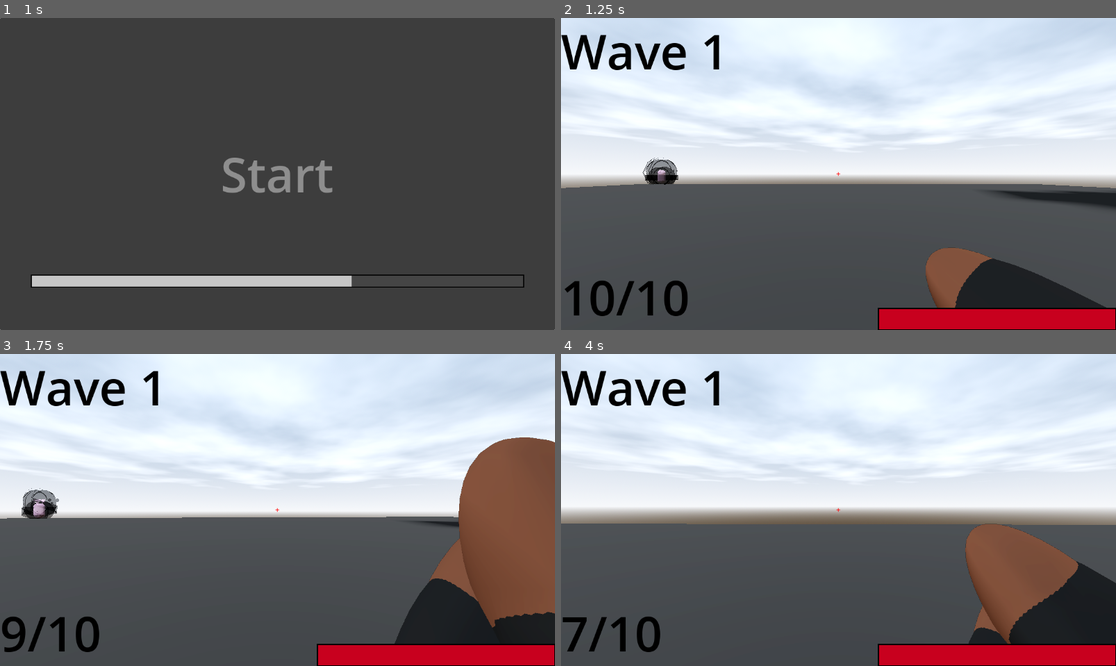
Above: before the commit, frames 1-4 (two rows, left to right).
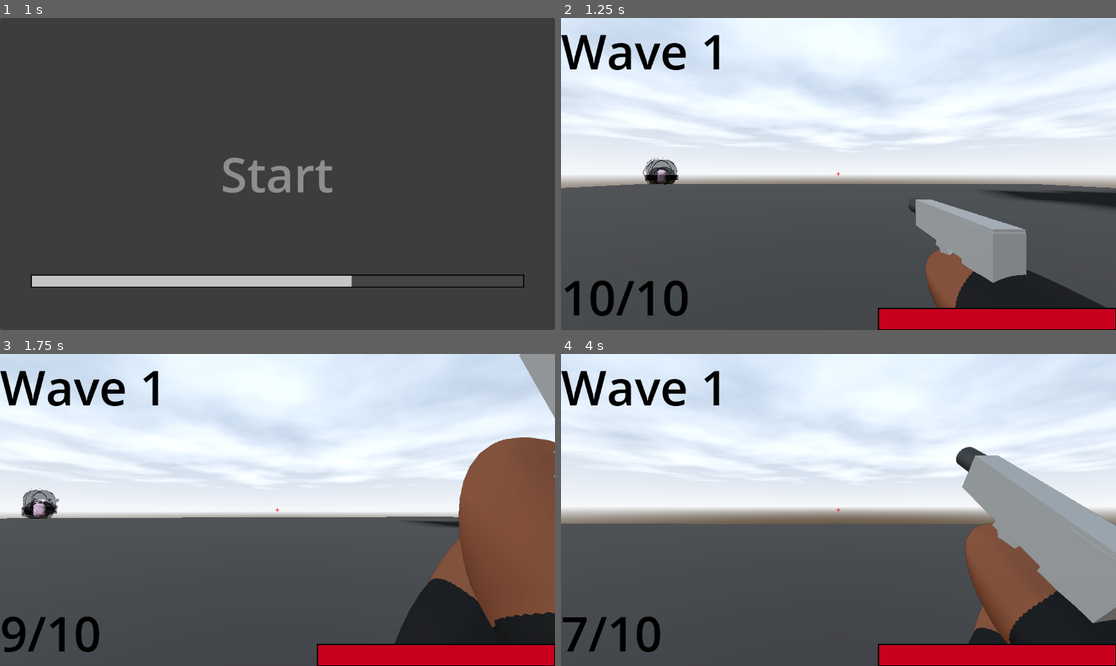
Above: after the commit, the same moments.

Repository: DylanFrenzy/The-Trials-and-Tribulations-of-Tim-Cheese
Game: Godot game, scene res://scenes/hud/start_screen.tscn
Same seed, same stepped clock (60 frames per second), same inputs: the game is played once before the commit and once after it.
Inputs (mouse positions are in pixels of both pictures, inside the frame that each line leads up to):
- Up to frame 1 (1 s): click "Start" at 0.5 s
- Up to frame 2 (1.25 s): no input
- Up to frame 3 (1.75 s): move the mouse to (305, 510) at 1.27 s; press the mouse at (305, 510) at 1.28 s; hold W (move_forward) from 1.28 s (still down); tap Space (jump) at 1.52 s; right-click (305, 510) at 1.55 s
- Up to frame 4 (4 s): keep holding W (move_forward); move the mouse to (810, 510) at 2.02 s; release the mouse at (810, 510) at 2.03 s; right-click (810, 510) at 2.1 s; tap Space (jump) at 2.27, 3.77 s; click (810, 510) at 2.3 s; move the mouse to (849, 503) at 2.77 s; hold Mouse wheel up (change_weapon_scroll) 2.78-3.53 s; right-click (849, 503) at 3.05 s; move the mouse to (832, 516) at 3.52 s; tap 1 (pistol_switch) at 3.6 s; click (832, 516) at 3.8 s

Frame 1 is identical in both runs. In frame 2, 3.2% of the frame differs, in the area x 62-84%, y 58-85%; in frame 3, 0.7%; in frame 4, 7.5%, in the area x 71-100%, y 29-87%.

Commit message:
Fixed reload zoom issue

Diff:
--- a/3d-project/scenes/gun_cam.tscn
+++ b/3d-project/scenes/gun_cam.tscn
@@ -841,7 +841,6 @@
 
 [node name="Pistol" parent="Node3D" instance=ExtResource("2_20781")]
 transform = Transform3D(1, 0, 0, 0, 1, 0, 0, 0, 1, -1.13019, 0.423723, 0.0856413)
-visible = false
 script = ExtResource("4_afw81")
 
 [node name="AnimationPlayer2" type="AnimationPlayer" parent="Node3D/Pistol"]
--- a/3d-project/scripts/sniper_rifle.gd
+++ b/3d-project/scripts/sniper_rifle.gd
@@ -15,17 +15,15 @@
 
 func _input(event: InputEvent) -> void:
 	if event.is_action_pressed("zoom"):
-		if shooting:
+		if shooting or is_reloading:
 			await ani_player.animation_finished
-			Zoom()
-		else:
-			Zoom()
+		Zoom()
+
 	if event.is_action_released("zoom"):
-		if shooting:
+		if shooting or is_reloading:
 			await ani_player.animation_finished
-			Zoom()
-		else:
-			Zoom()
+		Zoom()
+
 
 	if (event.is_action_pressed("shoot")) and !shooting:
 		if ani_player.is_playing() and !zoomed: return
